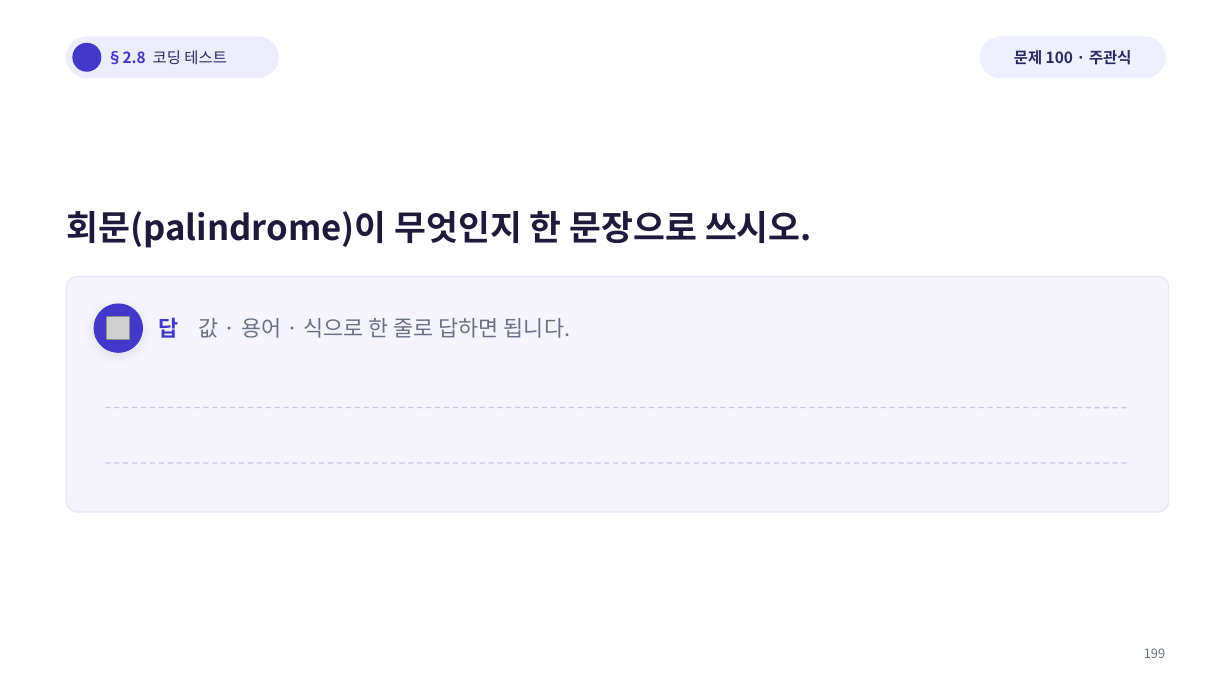
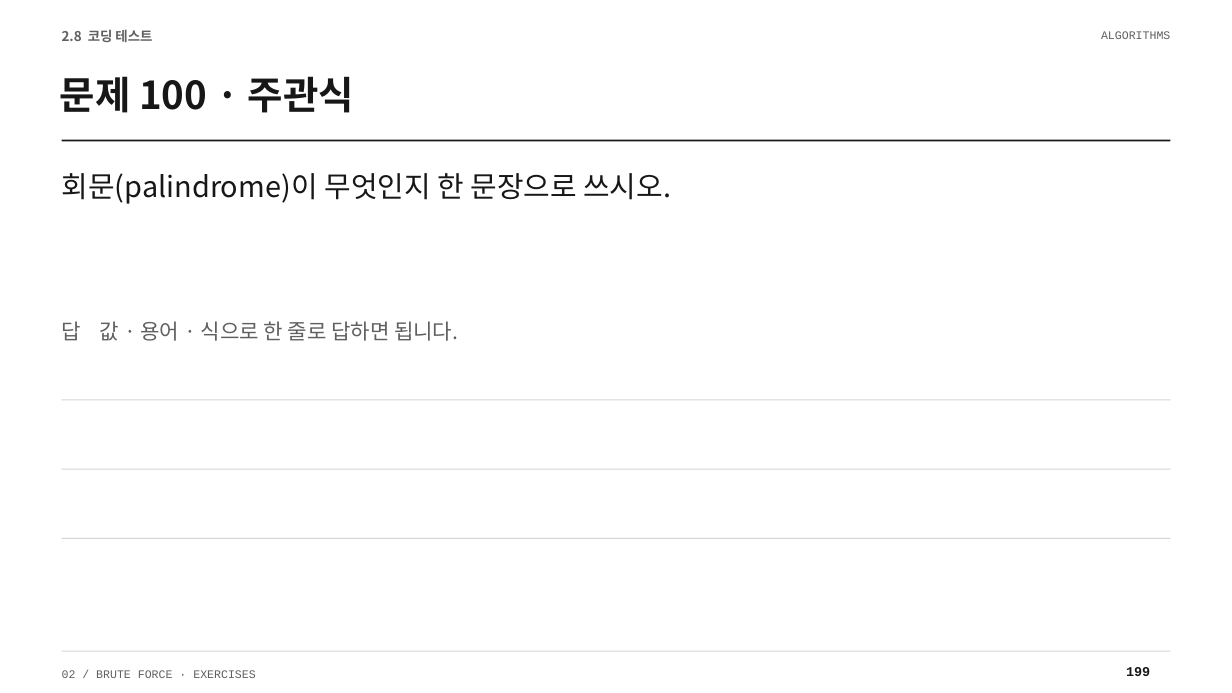
Before and after one commit to Sangdon-Park/Sangdon-Park.github.io, a slide deck: slide 199 of data/알고리즘/2장_연습문제_100문항_수업용.pptx. Drawn at 1232x693 pixels with LibreOffice and Linux fonts; fonts in the diff are those of the drawing; grey boxes stand for pictures; background and template pictures are left out. Boxes give left, top, right and bottom in pixels: in the first picture for what was removed or moved away, otherwise in the second. Text is boxed around its words. In the diff, an @@ line names an element or a change of style, - is before the commit and + after.

Commit message:
fix: align algorithm exercises with time complexity scope

```diff
--- a/data/알고리즘/2장_연습문제_100문항_수업용.pptx
+++ b/data/알고리즘/2장_연습문제_100문항_수업용.pptx
@@ text at (62, 29, 152, 42): text changed; size 12 to 10.5 pt; text colour #2A2860 to #606060; bold on @@
-§2.8 코딩 테스트
+2.8 코딩 테스트
@@ text "2.8 코딩 테스트" at (62, 29, 152, 42): vertical alignment middle to top @@
@@ rounded rectangle removed at (67, 37, 278, 78) @@
@@ ellipse removed at (73, 43, 101, 71) @@
@@ rounded rectangle removed at (981, 37, 1165, 78) @@
@@ text added at (1101, 31, 1170, 39), 9 pt, text #606060 @@
+ALGORITHMS
@@ text "문제 100 · 주관식": place and size @@
-text "문제 100 · 주관식" at (1014, 50, 1131, 65)
+text "문제 100 · 주관식" at (60, 76, 354, 113)
@@ text "문제 100 · 주관식" at (60, 76, 354, 113): size 12 to 30 pt, text colour #2A2860 to #171717; alignment centre to left; line spacing 1 to 1.04; vertical alignment middle to top @@
@@ rectangle added at (62, 140, 1171, 141), fill #171717 @@
@@ text "회문(palindrome)이 무엇인지 한 문장으로 쓰시오.": place and size @@
-text "회문(palindrome)이 무엇인지 한 문장으로 쓰시오." at (67, 211, 812, 248)
+text "회문(palindrome)이 무엇인지 한 문장으로 쓰시오." at (62, 173, 671, 204)
@@ text "회문(palindrome)이 무엇인지 한 문장으로 쓰시오." at (62, 173, 671, 204): size 27 to 22.5 pt, text colour #1E1B3A to #171717, bold off; line spacing 1.22 to 1.04 @@
@@ rounded rectangle removed at (67, 276, 1169, 512) @@
@@ text "답 값 · 용어 · ...": place and size @@
-text "답 값 · 용어 · ..." at (159, 317, 571, 338)
+text "답 값 · 용어 · ..." at (62, 321, 458, 341)
@@ text "답 값 · 용어 · ..." at (62, 321, 458, 341): size 17 to 16.5 pt, text colour #6B7185 to #606060; text colour #4338CA to #606060, bold off in "답"; line spacing 1 to 1.04; vertical alignment middle to top @@
@@ ellipse removed at (94, 304, 142, 352) @@
@@ picture removed at (107, 317, 130, 340) @@
@@ rectangle added at (62, 399, 1171, 400), fill #D4D4D4 @@
@@ line removed from (105, 408) to (1130, 408) @@
@@ rectangle added at (62, 469, 1171, 470), fill #D4D4D4 @@
@@ line removed from (105, 463) to (1130, 463) @@
@@ rectangle added at (62, 538, 1171, 539), fill #D4D4D4 @@
@@ rectangle added at (62, 651, 1171, 652), fill #D4D4D4 @@
@@ text added at (62, 670, 255, 678), 9 pt, text #606060 @@
+02 / BRUTE FORCE · EXERCISES
@@ text "199": place and size @@
-text "199" at (1144, 648, 1165, 658)
+text "199" at (1126, 667, 1150, 676)
@@ text "199" at (1126, 667, 1150, 676): size 10 to 10.5 pt, font Noto Sans CJK KR to Courier New, text colour #6B7185 to #171717, bold on; alignment right to left; line spacing 1 to 1.04; vertical alignment middle to top @@
```
Also in this commit, not shown: 199 other slides changed, 12 other files.
